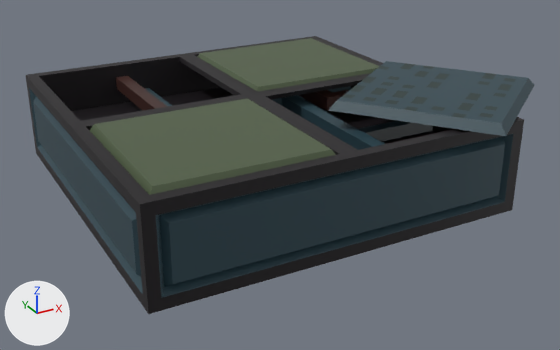
What one commit did to the glTF model assets/models/environment/Floor_Tiled_03.glb.
One viewpoint serves both versions: a camera (50 mm lens) standing at (-0.912, -1.807, 0.65) and looking at (0.049, -0.059, -0.224). Lighting does not change. The marker at lower left points along +X, +Y and +Z.

Names of what the first picture shows: 'Floor_Tiled_03'.
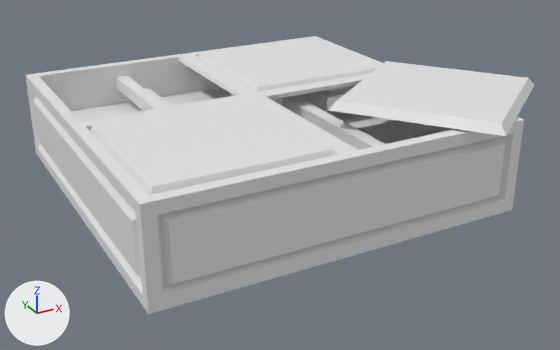
The newer file is also rescaled (x2.0) as a whole; pictures and numbers use the older file's frame.

Where the change shows, as pixel boxes [x1, y1, x2, y2] in the pictures (560 x 350 px):
```json
{"object": "Floor_Tiled_03", "change": "recoloured", "before": [26, 36, 534, 314], "after": [26, 36, 534, 314]}
```

Scene script edits in JSON lines:
```json
{"block": "me_cube_007", "where": "me_cube_007.from_pydata(...)  # 240 vertices, 408 faces; spans x -0.5..0.725, y -0.575..0.5, z -0.25..0.029"}
{"op": "remove", "block": "me_cube_007", "code": "me_cube_007.materials.append(mat_envtexture)  # picture img_environment_textures_001"}
```
